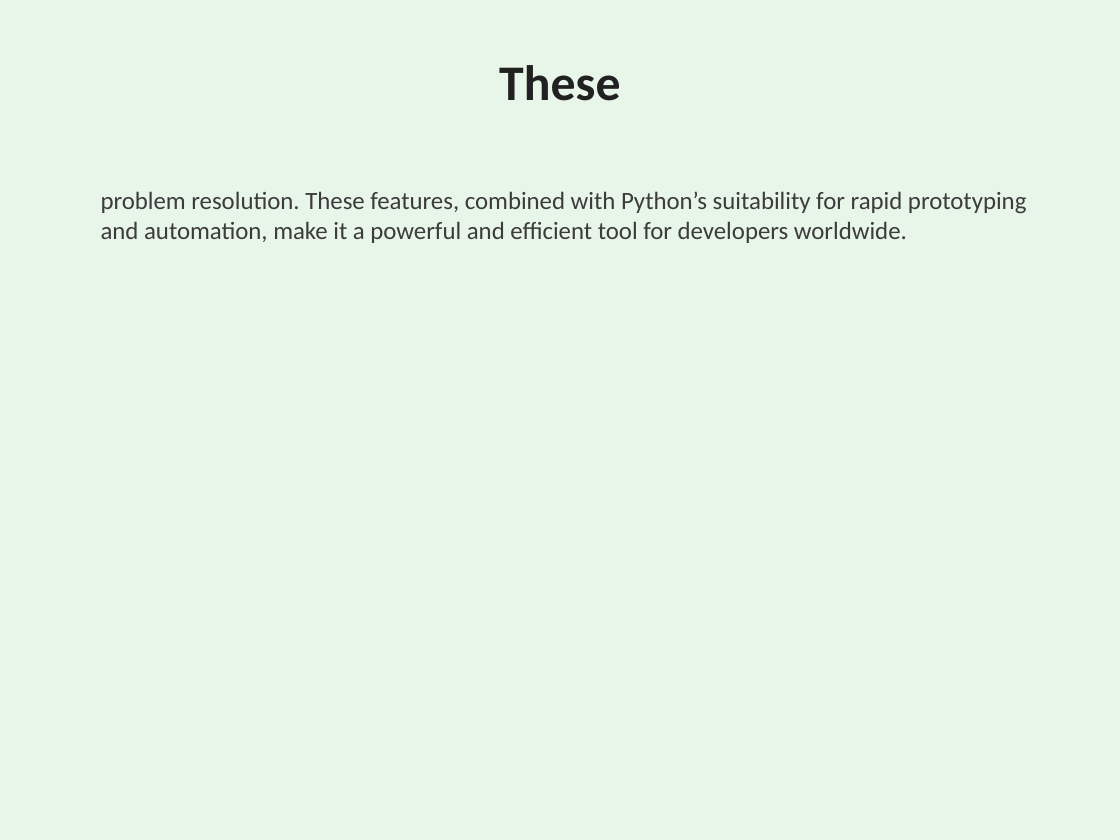
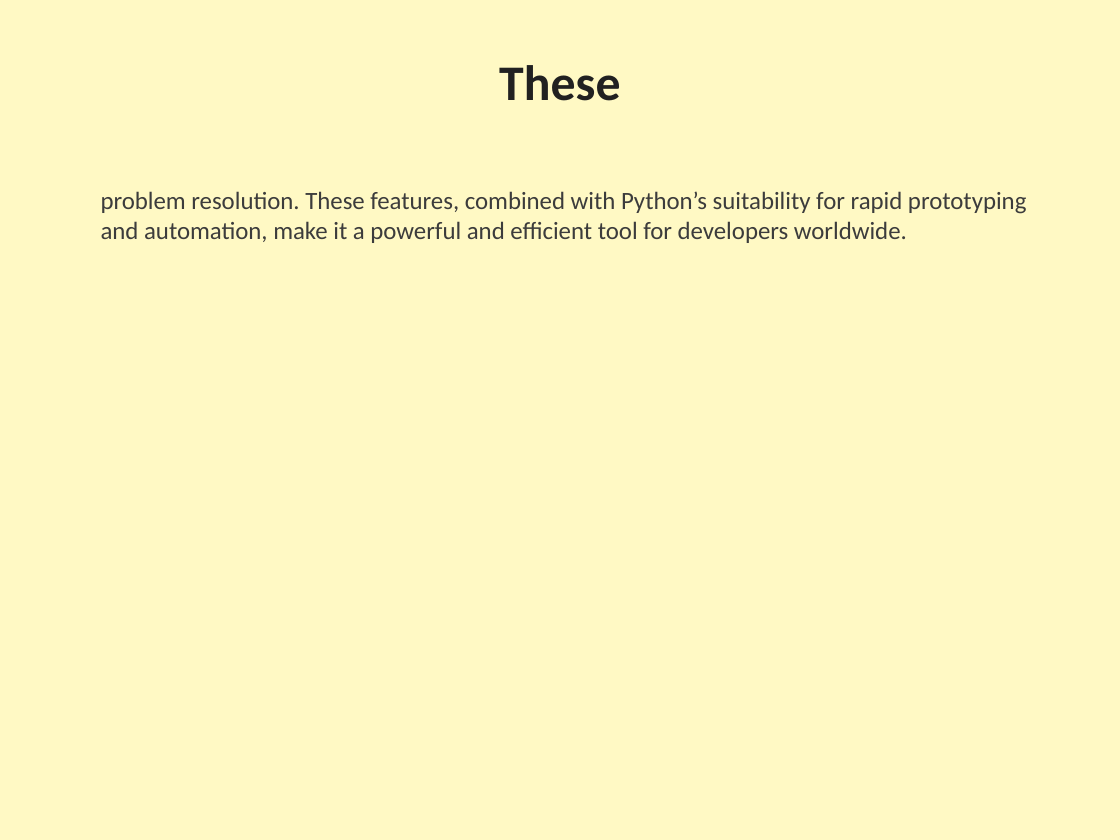
Before and after one commit to arigelasriharsha/pdfprocessor, a slide deck: slide 5 of outputs/creative_pdf_presentation.pptx. Drawn at 1120x840 pixels with LibreOffice and Linux fonts; fonts in the diff are those of the drawing. Boxes give left, top, right and bottom in pixels: in the first picture for what was removed or moved away, otherwise in the second. Text is boxed around its words. In the diff, an @@ line names an element or a change of style, - is before the commit and + after.

```diff
--- a/outputs/creative_pdf_presentation.pptx
+++ b/outputs/creative_pdf_presentation.pptx
@@ background #E8F5E9 to #FFF9C4 @@
```
Also in this commit, not shown: 2 other slides changed, 5 other files.
